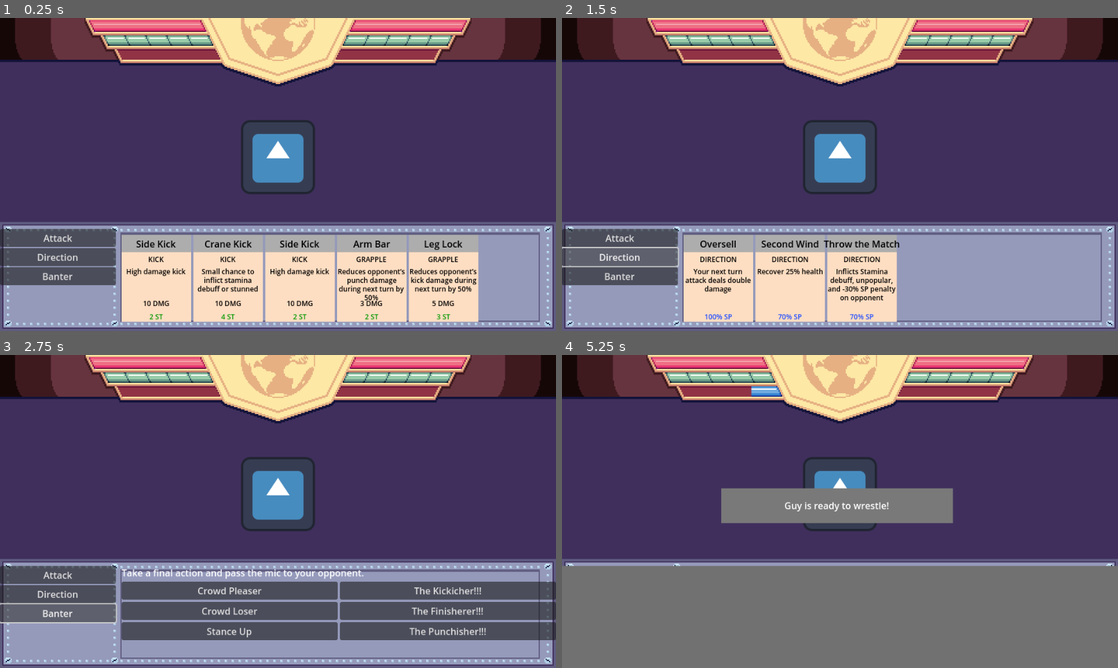
Above: before the commit, frames 1-4 (two rows, left to right).
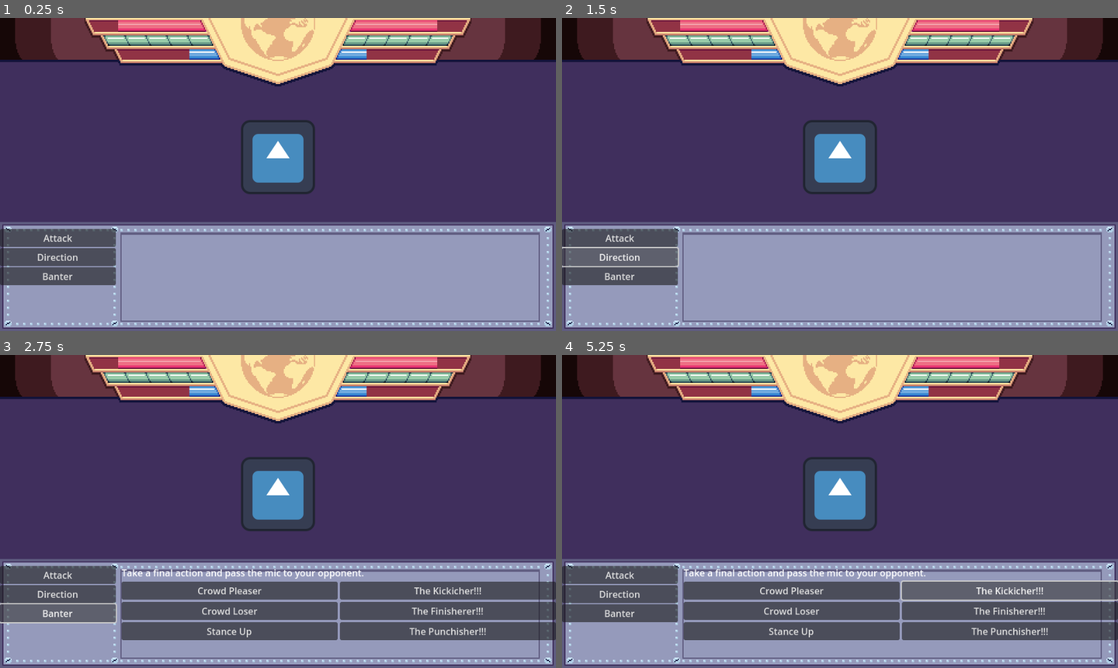
Above: after the commit, the same moments.

Repository: rakthalekk/JameGamWinter2024
Game: Godot game, scene res://src/main.tscn
The game is run twice, just before and just after one commit, with the same random seed, the same clock (stepped at 60 frames per second) and the same inputs. The engine's default icon, where the game draws it, is replaced by a stand-in: a white triangle on a blue panel in a dark square.
Inputs:
- Up to frame 1 (0.25 s): no input
- Up to frame 2 (1.5 s): click "Attack" at 0.5 s; click "Direction" at 1.25 s
- Up to frame 3 (2.75 s): click "Banter" at 2 s
- Up to frame 4 (5.25 s): click "Crowd Pleaser" at 2.75 s; click "Crowd Loser" at 3.5 s; click "Stance Up" at 4.25 s; click "The Kickicher!!!" at 5 s

The runs differ from the first frame. In frame 1, 15% of the frame differs, in the area x 16-87%, y 0-98%; in frame 2, 9.6%; in frame 3, 0.7%; in frame 4, 34%, in the area x 0-100%, y 0-100%.
Error after the commit: Invalid assignment of property or key 'opponent' with value of type 'Sprite2D (Opponent)' on a base object of type 'Nil'. (res://src/main.gd:18)

Commit message:
added a comment

Diff:
--- a/src/main.gd
+++ b/src/main.gd
@@ -78,6 +78,7 @@
 
 	%StatusText.text = active_wrestler.display_name + " uses " + card_data.display_name + "!"
 	await display_status_text()
+	# put the attack card sound effect here
 
 	active_wrestler.hp -= card_data.health_cost
 	active_wrestler.stamina -= card_data.stamina_cost
--- a/src/main.tscn
+++ b/src/main.tscn
@@ -1,10 +1,9 @@
-[gd_scene load_steps=14 format=3 uid="uid://d2ui2fbv6uxmd"]
+[gd_scene load_steps=13 format=3 uid="uid://d2ui2fbv6uxmd"]
 
 [ext_resource type="Script" path="res://src/main.gd" id="1_gyohi"]
 [ext_resource type="Texture2D" uid="uid://dx3jmql2bnagj" path="res://icon.svg" id="1_q2t73"]
 [ext_resource type="Texture2D" uid="uid://ddhrceerolgmc" path="res://assets/Card Panel.png" id="2_tcr12"]
 [ext_resource type="Texture2D" uid="uid://ci6x1t3ibc653" path="res://assets/ResourceBarsUI.png" id="3_gif07"]
-[ext_resource type="Script" path="res://src/wrestler.gd" id="3_mefpn"]
 [ext_resource type="Script" path="res://src/opponent.gd" id="3_qpg5n"]
 [ext_resource type="Texture2D" uid="uid://wuqcr2vt3rcr" path="res://assets/Health-Meter.png" id="6_fcntt"]
 [ext_resource type="Texture2D" uid="uid://csjmmrwlb3gex" path="res://assets/StagePresence-Meter.png" id="7_v26it"]
@@ -340,12 +339,6 @@
 grow_vertical = 2
 color = Color(0.443137, 0.443137, 0.443137, 1)
 
-[node name="Player" type="Sprite2D" parent="."]
-visible = false
-position = Vector2(886, 450)
-texture = ExtResource("1_q2t73")
-script = ExtResource("3_mefpn")
-
 [node name="AnimationPlayer" type="AnimationPlayer" parent="."]
 libraries = {
 "": SubResource("AnimationLibrary_ft1eb")
